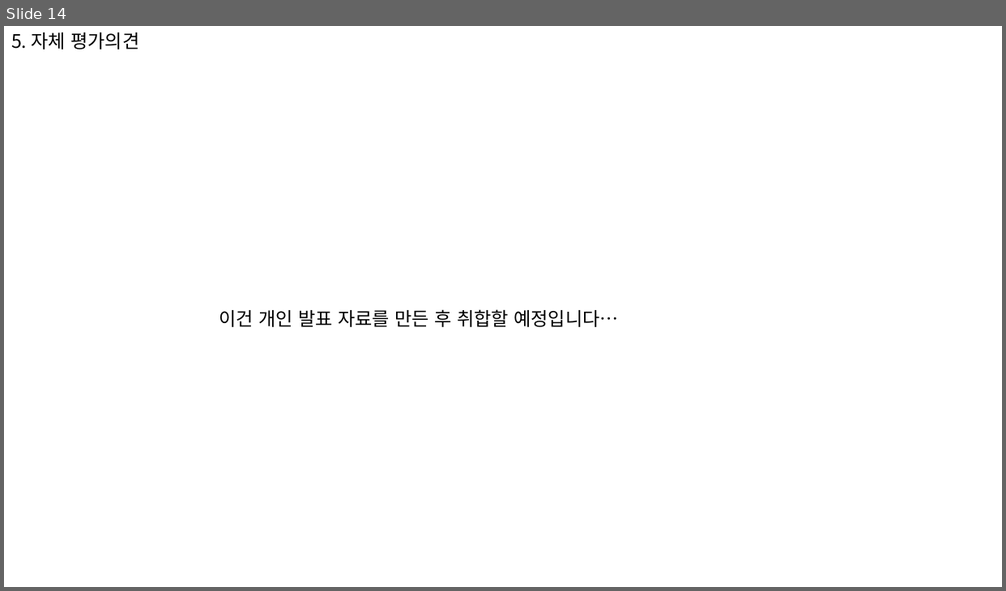
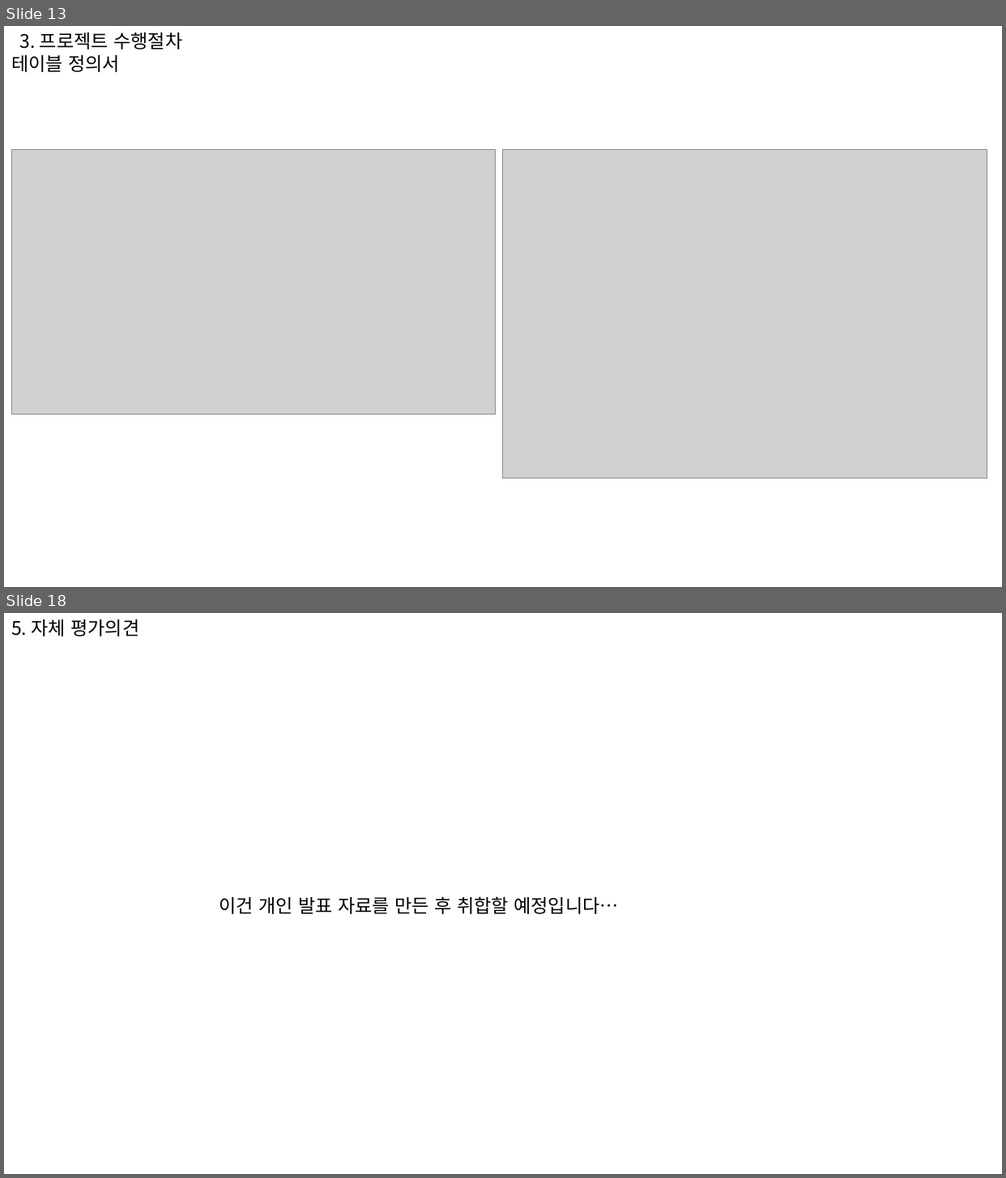
Before and after one commit to 909ma/Group-Study-Service, a slide deck: 기타/PPT/초안.pptx. Shown one above the other, each under a label of ours: slide 14 before the commit, slides 13 and 18 after it; the slides between them are not shown. The pictures are 1006x591 and 1006x1178 pixels, drawn with LibreOffice and Linux fonts; fonts in the diff are those of the drawing; grey boxes stand for pictures. Boxes give left, top, right and bottom in pixels: in the first picture for what was removed or moved away, otherwise in the second. Text is boxed around its words. In the diff, an @@ line names an element or a change of style, - is before the commit and + after.

```diff
--- a/기타/PPT/초안.pptx
+++ b/기타/PPT/초안.pptx
@@ slide 13 added at [4,26,1002,587], background #FFFFFF @@
@@ text added at [11,32,182,72], 18 pt, text #000000 @@
+3. 프로젝트 수행절차
+테이블 정의서
@@ picture added at [12,149,495,415] @@
@@ picture added at [503,149,987,478] @@
@@ what was slide 14 is now slide 18 @@
```
Also in this commit, not shown: 5 slides changed, 3 other slides added, 22 other files.
